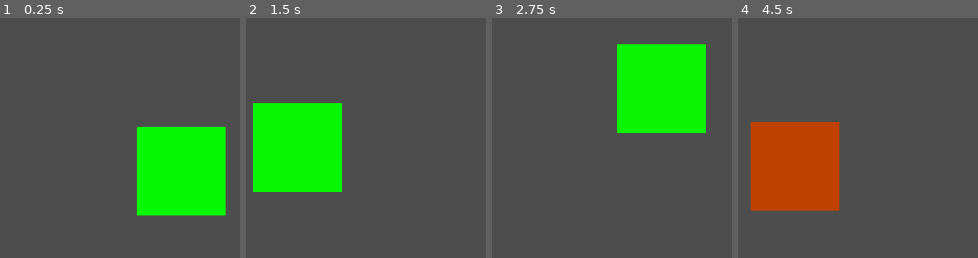
Above: before the commit, frames 1-4 (left to right).
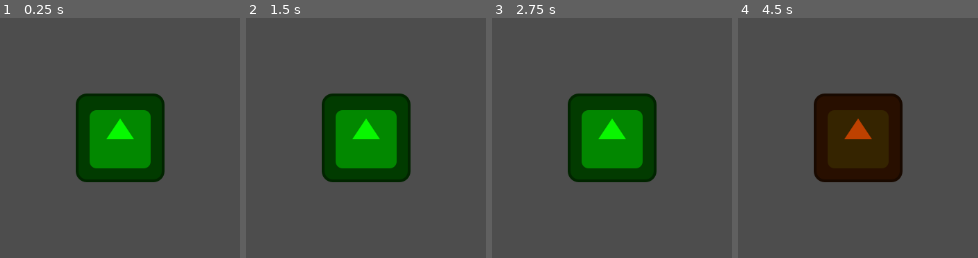
Above: after the commit, the same moments.

Repository: hperantunes/shaders-101
Game: Godot game, scene res://scenes/shaders_101.tscn
Two runs of this game, one before a commit and one after it. Both use one fixed random seed, a clock stepped at 60 frames per second and the inputs below. The engine's default icon, where the game draws it, is replaced by a stand-in: a white triangle on a blue panel in a dark square.
Inputs:
- Up to frame 1 (0.25 s): no input
- Up to frame 2 (1.5 s): no input
- Up to frame 3 (2.75 s): no input
- Up to frame 4 (4.5 s): no input

The runs differ from the first frame. In frame 1, 25% of the frame differs, in the area x 31-95%, y 31-83%; in frame 2, 25%; in frame 3, 25%; in frame 4, 25%, in the area x 5-69%, y 31-81%.

Commit message:
Lesson 2.14

Diff:
--- a/shaders/my_first_shader.gdshader
+++ b/shaders/my_first_shader.gdshader
@@ -7,8 +7,8 @@
 	if (VERTEX.x < 0. && VERTEX.y < 0.) {
 		//VERTEX += vec2(-100., -20.);
 	}
-	VERTEX += vec2(cos(TIME * speed) * 100.0, 0.0);
-	VERTEX += vec2(0.0, sin(TIME * speed) * 100.0);
+	//VERTEX += vec2(cos(TIME * speed) * 100.0, 0.0);
+	//VERTEX += vec2(0.0, sin(TIME * speed) * 100.0);
 }
 
 void fragment() {
@@ -16,7 +16,7 @@
 	vec4 color2 = vec4(0.0, 1.0, 0.0, 1.0);
 
 	float mix_percentage = (sin(TIME * 5.0) + 1.0) * 0.5;
-	vec4 output_color = mix(color1, color2, mix_percentage);
+	vec4 mixed_color = mix(color1, color2, mix_percentage);
 
-	COLOR = output_color;
+	COLOR = texture(TEXTURE, UV) * mixed_color;
 }
